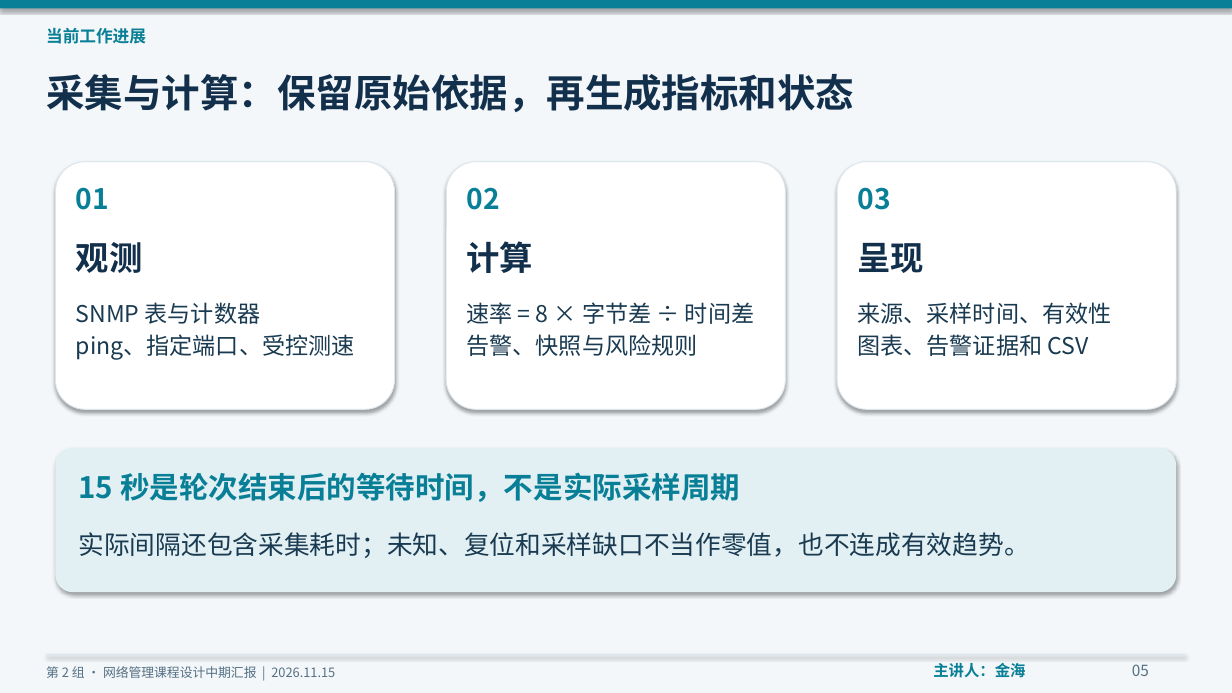
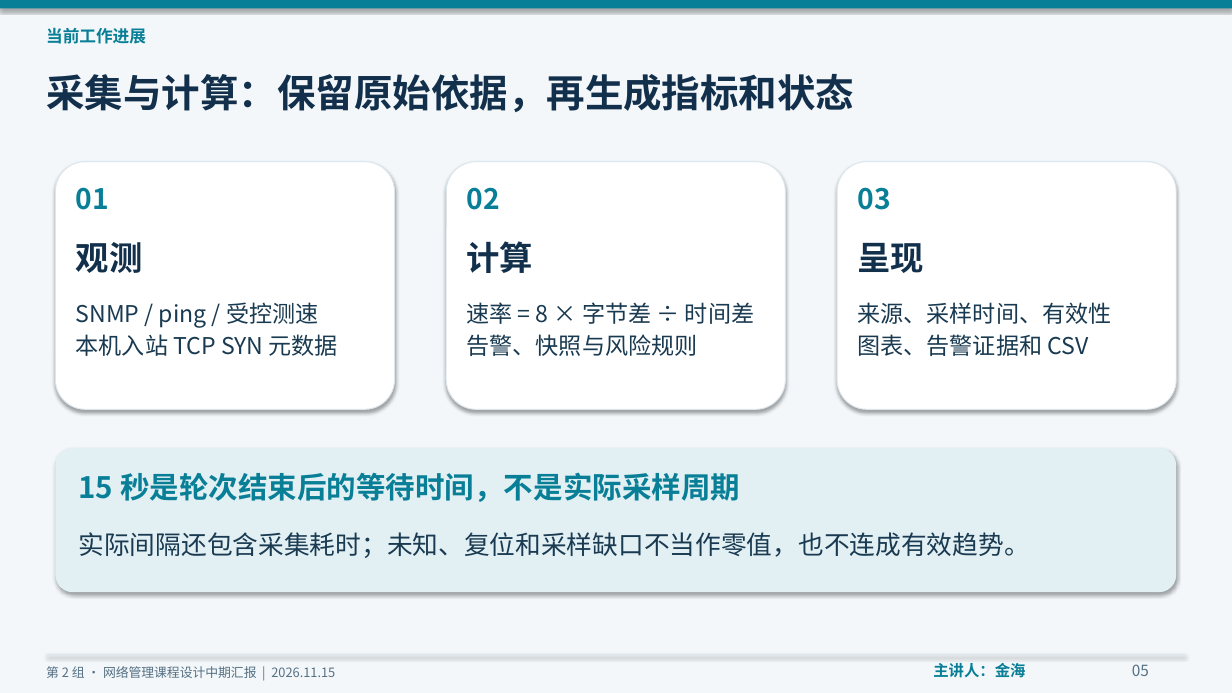
Before and after one commit to moonshadow-2005/Computer-Network-Management, a slide deck: slide 5 of 中期汇报/第2组_网络管理系统_中期汇报.pptx. Drawn at 1232x693 pixels with LibreOffice and Linux fonts; fonts in the diff are those of the drawing. Boxes give left, top, right and bottom in pixels: in the first picture for what was removed or moved away, otherwise in the second. Text is boxed around its words. In the diff, an @@ line names an element or a change of style, - is before the commit and + after.

```diff
--- a/中期汇报/第2组_网络管理系统_中期汇报.pptx
+++ b/中期汇报/第2组_网络管理系统_中期汇报.pptx
@@ text at [76,302,338,356]: text changed @@
-SNMP 表与计数器
-ping、指定端口、受控测速
+SNMP / ping / 受控测速
+本机入站 TCP SYN 元数据
```
Also in this commit, not shown: 8 other slides changed, 49 other files.
